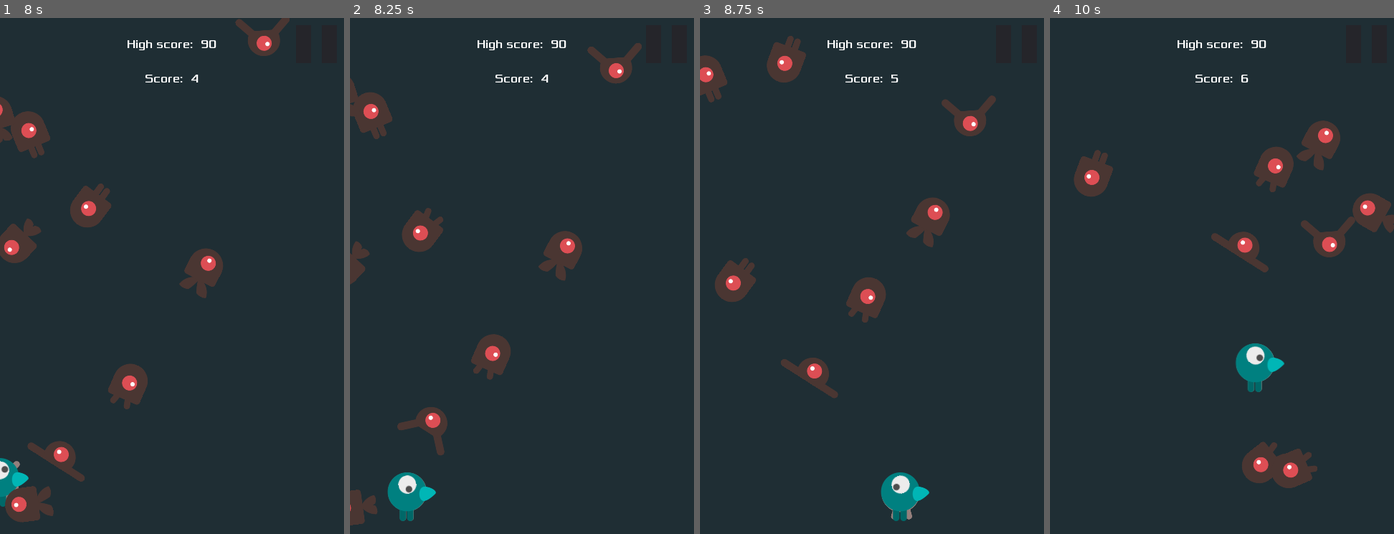
Above: before the commit, frames 1-4 (left to right).
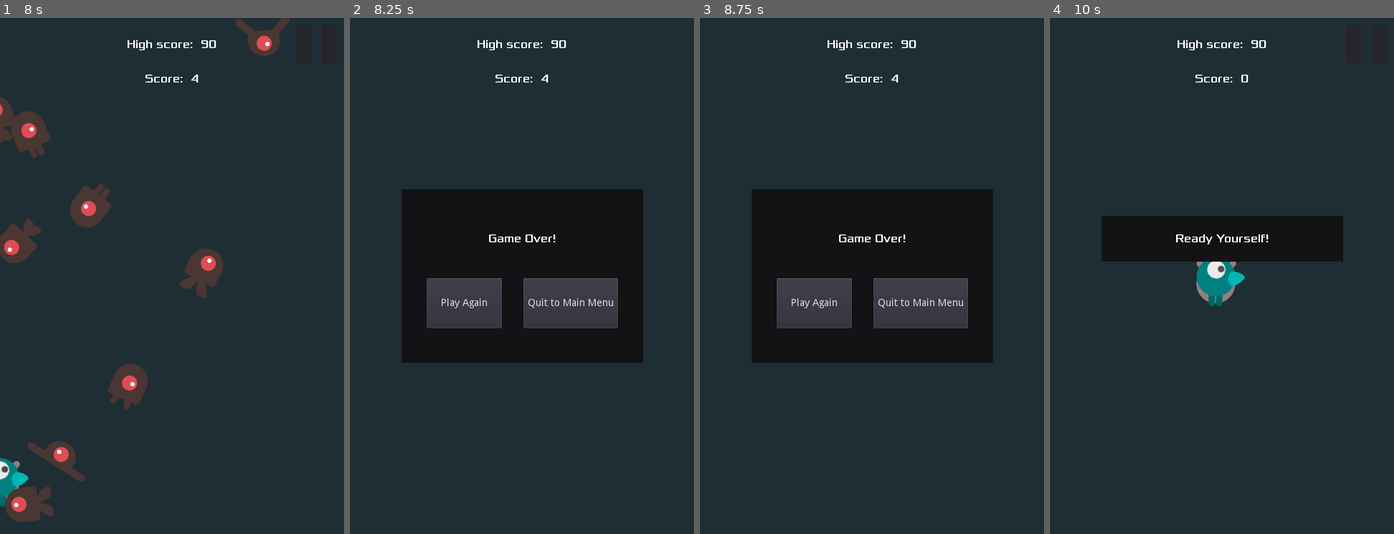
Above: after the commit, the same moments.

Repository: AlixBarreaux/dodge-the-beasties
Game: Godot game, scene res://scenes/Main.tscn
Same seed, same stepped clock (60 frames per second), same inputs: the game is played once before the commit and once after it.
Inputs (mouse positions are in pixels of both pictures, inside the frame that each line leads up to):
- Up to frame 1 (8 s): click "Play" at 0.5 s; click (316, 43) at 1.25 s; click "Resume" at 2 s; tap Enter at 2.75 s; hold D (move_right) 2.78-3.53 s; hold S (move_down) 3.53-4.28 s; hold D (move_right) 4.28-5.03 s; hold W (move_up) 5.03-5.78 s; hold A (move_left) 5.78-7.28 s; hold S (move_down) from 7.28 s (still down)
- Up to frame 2 (8.25 s): release S (move_down) at 8.03 s; hold D (move_right) from 8.03 s (still down)
- Up to frame 3 (8.75 s): keep holding D (move_right)
- Up to frame 4 (10 s): release D (move_right) at 8.75 s; click (1163, 301) at 8.75 s, where only the run after the commit has a clickable "Play Again"; hold W (move_up) from 9.53 s (still down)

Frame 1 is identical in both runs. In frame 2, 27% of the frame differs, in the area x 0-86%, y 4-99%; in frame 3, 27%, in the area x 0-87%, y 3-98%; in frame 4, 12%.

Commit message:
Fix: Change collision layers on mob and player

Diff:
--- a/scenes/Player.tscn
+++ b/scenes/Player.tscn
@@ -175,7 +175,7 @@
 radius = 81.0247
 
 [node name="Player" type="Area2D"]
-collision_layer = 0
+collision_mask = 2
 script = ExtResource( 5 )
 
 [node name="AnimatedSprite" type="AnimatedSprite" parent="."]
@@ -183,7 +183,18 @@
 frames = SubResource( 1 )
 animation = "Move Right"
 
+[node name="BodySprite" type="Sprite" parent="."]
+position = Vector2( 5, 0 )
+texture = ExtResource( 7 )
+
+[node name="EyeSprite" type="Sprite" parent="."]
+position = Vector2( 0, -17 )
+texture = ExtResource( 6 )
+hframes = 5
+frame = 2
+
 [node name="CollisionShape2D" type="CollisionShape2D" parent="."]
+self_modulate = Color( 0.0784314, 1, 0, 1 )
 position = Vector2( 0, -6.28249 )
 scale = Vector2( 0.5, 0.5 )
 shape = SubResource( 2 )
@@ -205,16 +216,6 @@
 parameters/playback = SubResource( 9 )
 parameters/Move/blend_position = Vector2( -0.0316957, 3.92857 )
 
-[node name="BodySprite" type="Sprite" parent="."]
-position = Vector2( 5, 0 )
-texture = ExtResource( 7 )
-
-[node name="EyeSprite" type="Sprite" parent="."]
-position = Vector2( 0, -17 )
-texture = ExtResource( 6 )
-hframes = 5
-frame = 2
-
 [node name="MobDetectZone" type="Area2D" parent="."]
 collision_layer = 0
 collision_mask = 2
